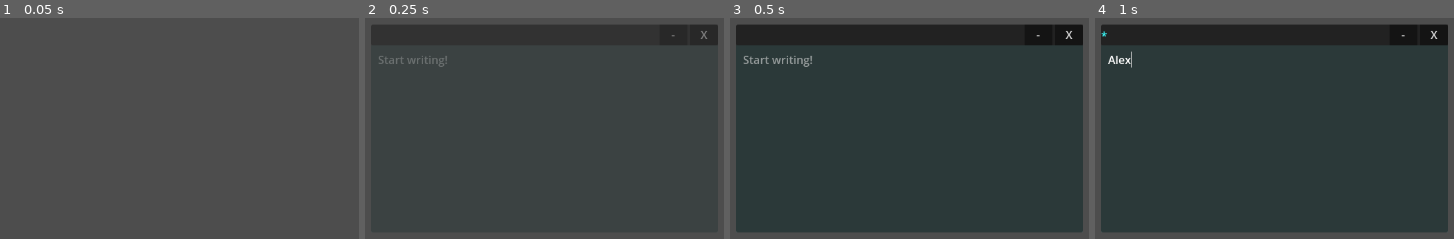
Above: before the commit, frames 1-4 (left to right).
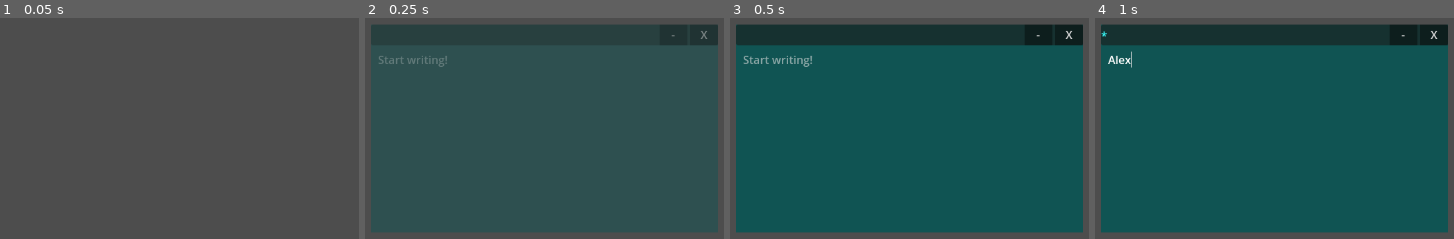
Above: after the commit, the same moments.

Repository: popcar2/GodotOS
Game: Godot game, scene res://Scenes/Window/Text Editor/text_editor.tscn
Same seed, same stepped clock (60 frames per second), same inputs: the game is played once before the commit and once after it. This scene is started directly instead of the project's main scene.
Inputs (mouse positions are in pixels of both pictures, inside the frame that each line leads up to):
- Up to frame 1 (0.05 s): no input
- Up to frame 2 (0.25 s): no input
- Up to frame 3 (0.5 s): no input
- Up to frame 4 (1 s): click (1274, 137) at 0.52 s; type "Alex" at 0.6 s

Frame 1 is identical in both runs. In frame 3, 81% of the frame differs, in the area x 1-99%, y 3-97%; in frame 4, 81%.

Commit message:
Change text editor's default color

Diff:
--- a/Scenes/Window/Text Editor/text_editor.tscn
+++ b/Scenes/Window/Text Editor/text_editor.tscn
@@ -3,26 +3,17 @@
 [ext_resource type="PackedScene" uid="uid://cojrqff5vocjv" path="res://Scenes/Window/Window.tscn" id="1_sycuj"]
 [ext_resource type="Script" path="res://Scenes/Window/Text Editor/text_editor.gd" id="2_4wajo"]
 
-[sub_resource type="StyleBoxFlat" id="StyleBoxFlat_y46kd"]
-bg_color = Color(0, 0.933333, 0.917647, 0.0588235)
+[sub_resource type="StyleBoxFlat" id="StyleBoxFlat_22tla"]
+bg_color = Color(0, 0.337255, 0.333333, 0.784314)
 
 [sub_resource type="StyleBoxEmpty" id="StyleBoxEmpty_uonls"]
 
 [sub_resource type="StyleBoxEmpty" id="StyleBoxEmpty_jhtvb"]
 
 [node name="Window" instance=ExtResource("1_sycuj")]
+theme_override_styles/panel = SubResource("StyleBoxFlat_22tla")
 
-[node name="Panel" type="Panel" parent="." index="0"]
-layout_mode = 1
-anchors_preset = 15
-anchor_right = 1.0
-anchor_bottom = 1.0
-offset_top = 30.0
-grow_horizontal = 2
-grow_vertical = 2
-theme_override_styles/panel = SubResource("StyleBoxFlat_y46kd")
-
-[node name="MarginContainer" type="MarginContainer" parent="." index="2"]
+[node name="MarginContainer" type="MarginContainer" parent="." index="1"]
 layout_mode = 1
 anchors_preset = 15
 anchor_right = 1.0
